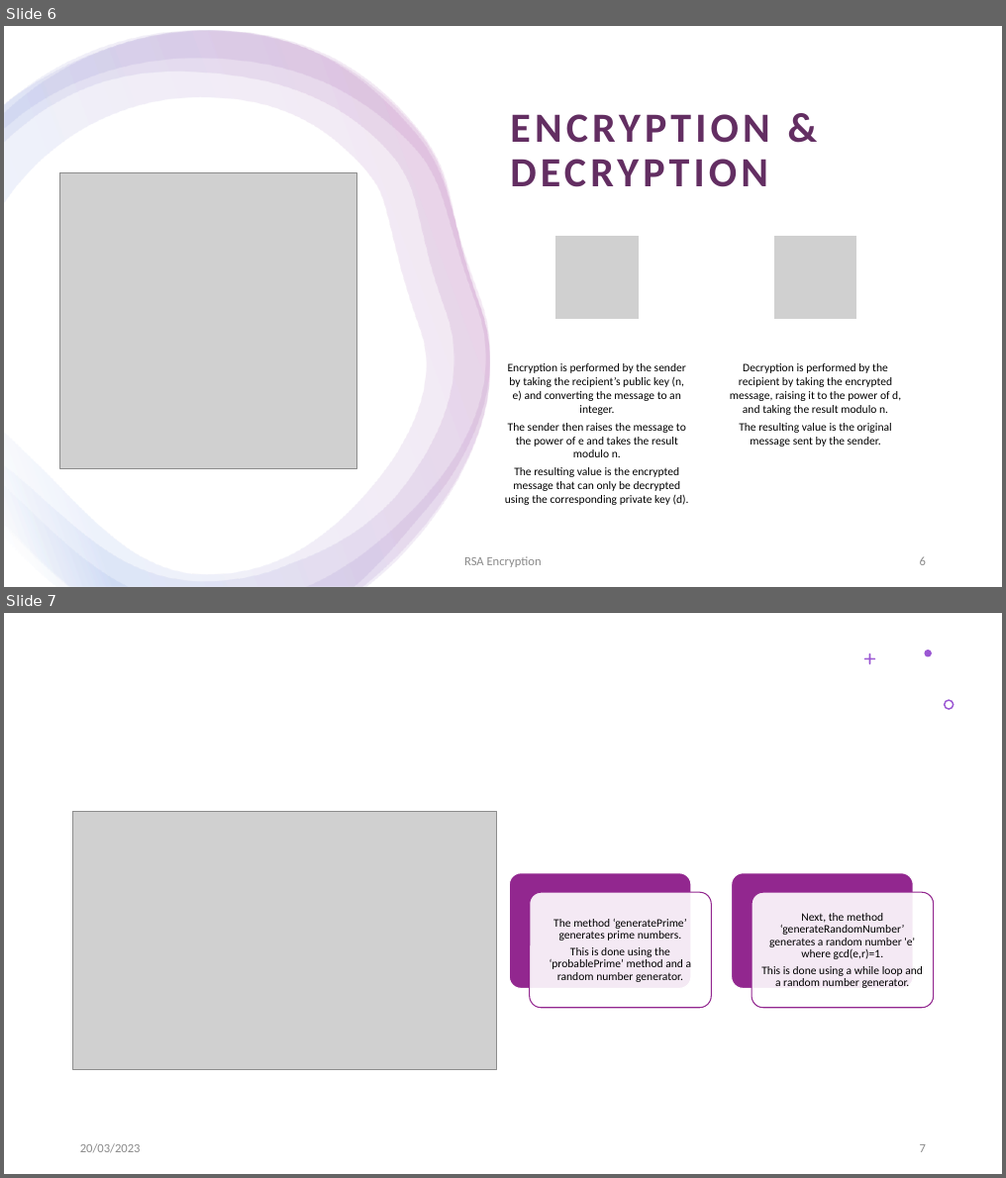
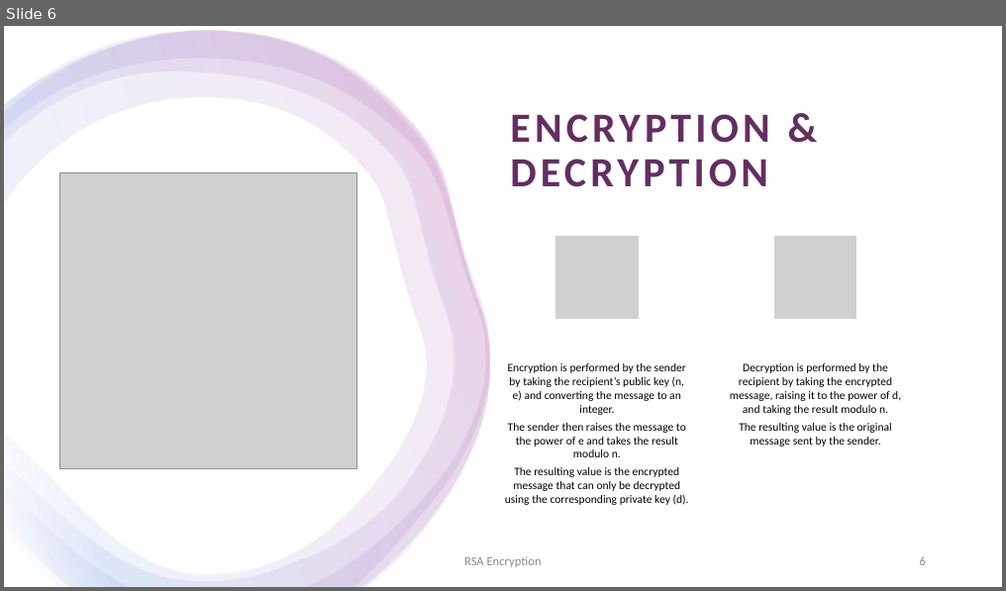
Before and after one commit to tpmcaloon/University, a slide deck: SecurityAndEncryption/RSAEncryptionPresentation.pptx. Shown one above the other, each under a label of ours: slides 6 and 7 before the commit, slide 6 after it. The pictures are 1006x1178 and 1006x591 pixels, drawn with LibreOffice and Linux fonts; fonts in the diff are those of the drawing; grey boxes stand for pictures. Boxes give left, top, right and bottom in pixels: in the first picture for what was removed or moved away, otherwise in the second. Text is boxed around its words. In the diff, an @@ line names an element or a change of style, - is before the commit and + after.

```diff
--- a/SecurityAndEncryption/RSAEncryptionPresentation.pptx
+++ b/SecurityAndEncryption/RSAEncryptionPresentation.pptx
@@ slide 7 removed at [4,613,1002,1174], background #FFFFFF @@
@@ freeform shape removed at [864,654,875,664] @@
@@ freeform shape removed at [924,650,932,658] @@
@@ freeform shape removed at [944,699,954,710] @@
@@ picture removed at [73,811,497,1070] @@
@@ group removed at [509,873,934,1008]: 4 rounded rectangles, 2 texts @@
-The method ‘generatePrime’ generates prime numbers.
-This is done using the ‘probablePrime’ method and a random number generator.
-Next, the method ‘generateRandomNumber’ generates a random number 'e' where gcd(e,r)=1.
-This is done using a while loop and a random number generator.
@@ text removed at [80,1144,141,1154] @@
-20/03/2023
@@ page number removed at [920,1145,926,1153] @@
-7
```
Also in this commit, not shown: 2 slides changed, 11 slides added, 4 other slides removed, 2 other files.
